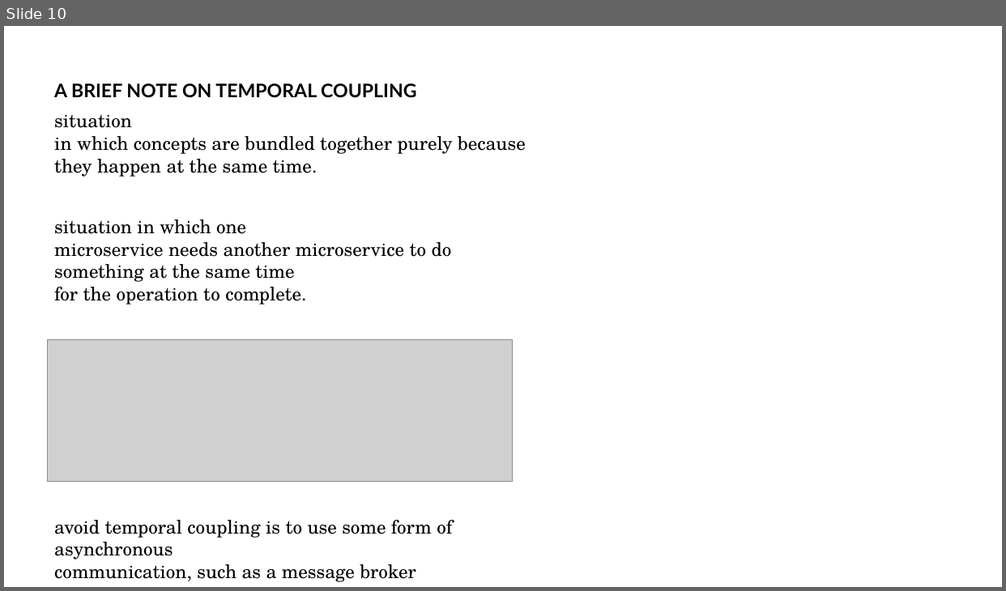
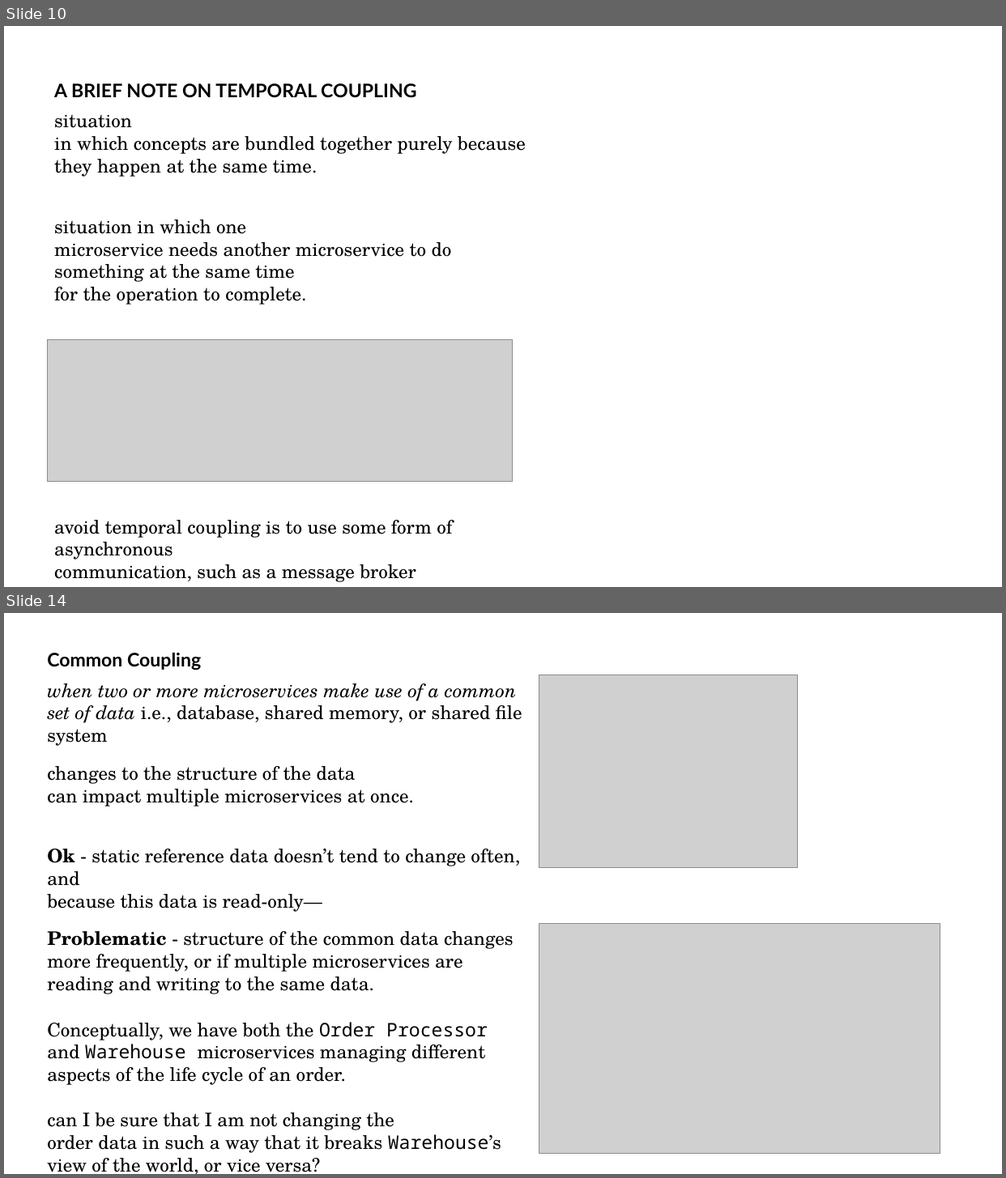
Before and after one commit to addiboyer24/CSCI391_Microservices_Spring2025, a slide deck: 01_27_2025/CSCI391_Microservices_HowToModelMicroservices_01_27_2025.pptx. Shown one above the other, each under a label of ours: slide 10 before the commit, slides 10 and 14 after it; the slides between them are not shown. The pictures are 1006x591 and 1006x1178 pixels, drawn with LibreOffice and Linux fonts; fonts in the diff are those of the drawing; grey boxes stand for pictures. Boxes give left, top, right and bottom in pixels: in the first picture for what was removed or moved away, otherwise in the second. Text is boxed around its words. In the diff, an @@ line names an element or a change of style, - is before the commit and + after.

```diff
--- a/01_27_2025/CSCI391_Microservices_HowToModelMicroservices_01_27_2025.pptx
+++ b/01_27_2025/CSCI391_Microservices_HowToModelMicroservices_01_27_2025.pptx
@@ slide 14 added at <box>4,613,1002,1174</box>, background #FFFFFF @@
@@ text added at <box>47,652,201,670</box>, 18 pt, text #000000, bold @@
+Common Coupling
@@ text added at <box>47,683,522,723</box>, 18 pt, text #000000, italic @@
+when two or more microservices make use of a common set of data i.e., database, shared memory, or shared file system
@@ picture added at <box>539,675,798,867</box> @@
@@ text added at <box>47,766,414,807</box>, 18 pt, text #000000 @@
+changes to the structure of the data
+can impact multiple microservices at once.
@@ text added at <box>47,849,520,912</box>, 18 pt, text #000000 @@
+Ok - static reference data doesn’t tend to change often, and
+because this data is read-only—
@@ picture added at <box>539,924,940,1154</box> @@
@@ text added at <box>47,931,513,995</box>, 18 pt, text #000000 @@
+Problematic - structure of the common data changes more frequently, or if multiple microservices are reading and writing to the same data.
@@ text added at <box>47,1022,488,1085</box>, 18 pt, text #000000 @@
+Conceptually, we have both the Order Processor and Warehouse microservices managing different aspects of the life cycle of an order.
@@ text added at <box>47,1113,501,1174</box>, 18 pt, text #000000 @@
+can I be sure that I am not changing the
+order data in such a way that it breaks Warehouse’s view of the world, or vice versa?
```
Also in this commit, not shown: 5 other slides added, 1 other file.
